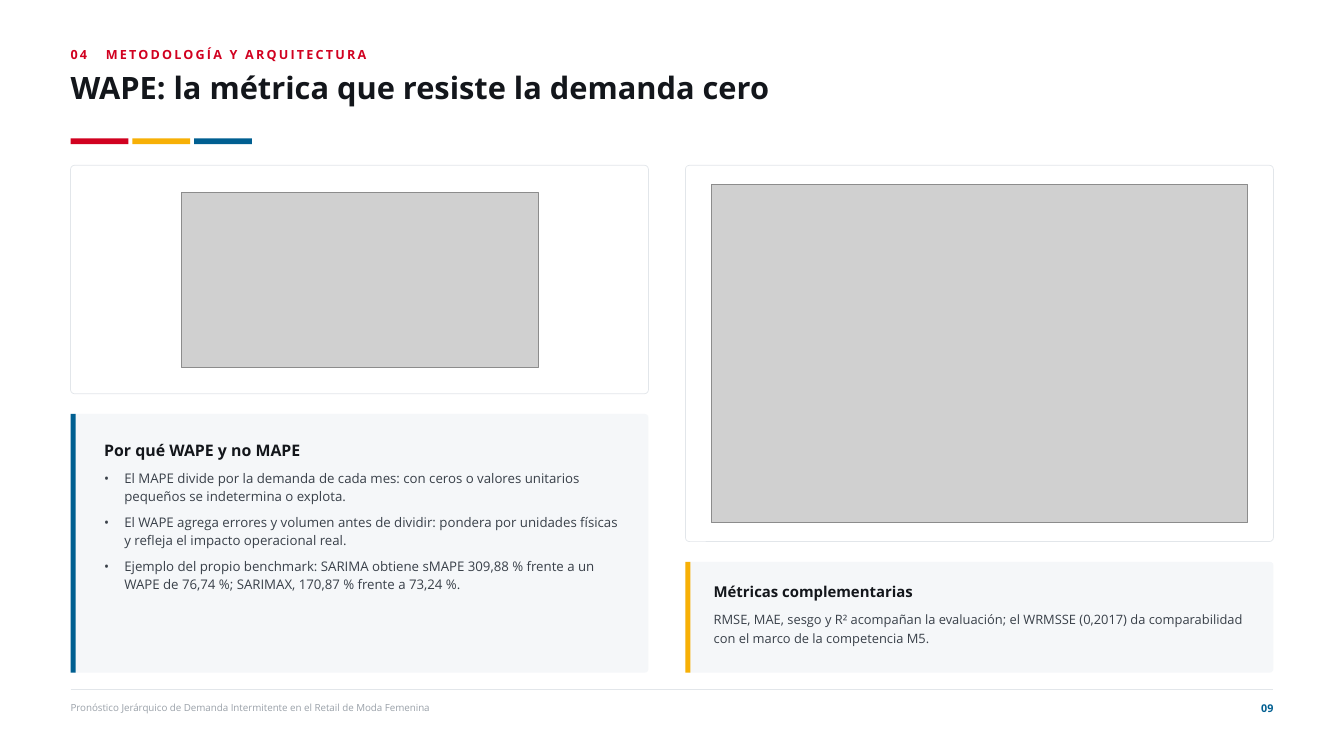
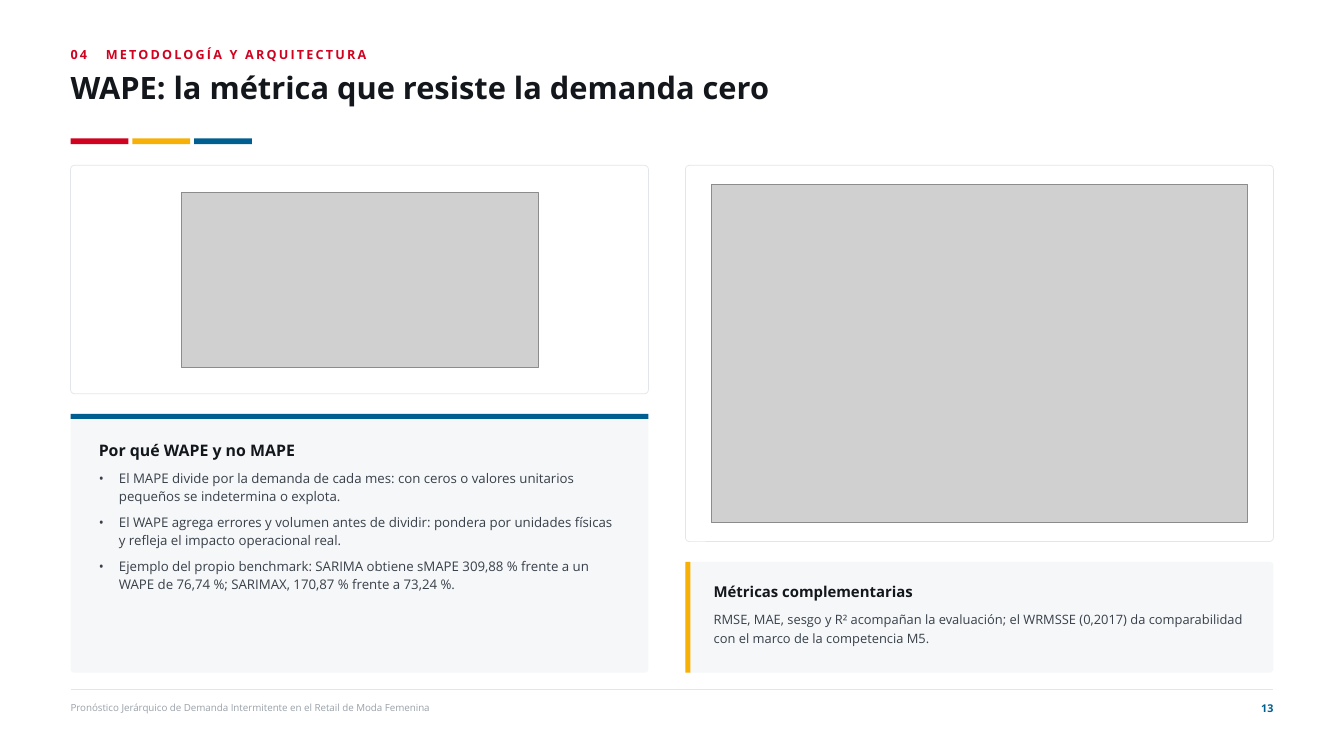
Before and after one commit to joako0o/PPT, a slide deck: slide 13 of Defensa_Tesis_Estructurada.pptx (slide 9 before the commit). Drawn at 1344x756 pixels with LibreOffice and Linux fonts; fonts in the diff are those of the drawing; grey boxes stand for pictures. Boxes give left, top, right and bottom in pixels: in the first picture for what was removed or moved away, otherwise in the second. Text is boxed around its words. In the diff, an @@ line names an element or a change of style, - is before the commit and + after.

```diff
--- a/Defensa_Tesis_Estructurada.pptx
+++ b/Defensa_Tesis_Estructurada.pptx
@@ rectangle resized from (x1=71, y1=414, x2=75, y2=673) to (x1=71, y1=414, x2=648, y2=419) @@
@@ text "Por qué WAPE y no ..." moved from (x1=104, y1=444, x2=617, y2=591) to (x1=99, y1=444, x2=612, y2=591) @@
@@ text at (x1=1261, y1=704, x2=1273, y2=712): text changed @@
-09
+13
```
Also in this commit, not shown: 35 other slides changed, 6 slides added, 4 other files.
